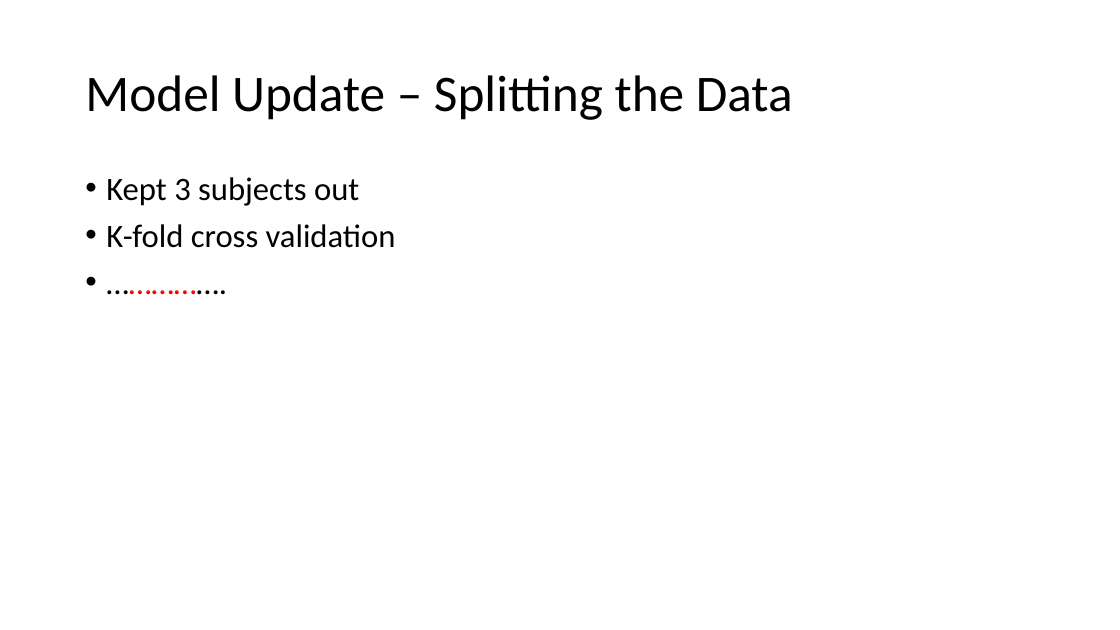
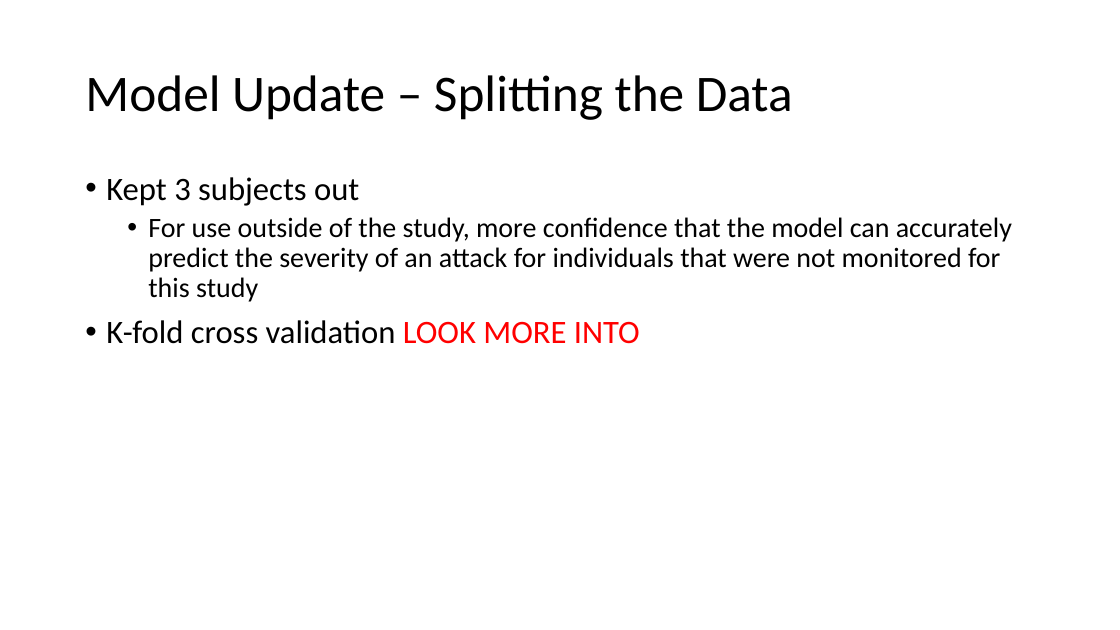
Before and after one commit to donaldsonm731/Asthma_Prediction, a slide deck: slide 10 of Mid_Semester_Pres.pptx (slide 11 before the commit). Drawn at 1120x630 pixels with LibreOffice and Linux fonts; fonts in the diff are those of the drawing. Boxes give left, top, right and bottom in pixels: in the first picture for what was removed or moved away, otherwise in the second. Text is boxed around its words. In the diff, an @@ line names an element or a change of style, - is before the commit and + after.

```diff
--- a/Mid_Semester_Pres.pptx
+++ b/Mid_Semester_Pres.pptx
@@ text at bbox=[106, 217, 1012, 344]: text changed; size 28 to 24 pt @@
-• K-fold cross validation
-• …………….
+  • For use outside of the study, more confidence that the model can accurately predict the severity of an attack for individuals that were not monitored for this study
+• K-fold cross validation LOOK MORE INTO
```
Also in this commit, not shown: 7 other slides changed, 1 slide added, 1 slide removed.
